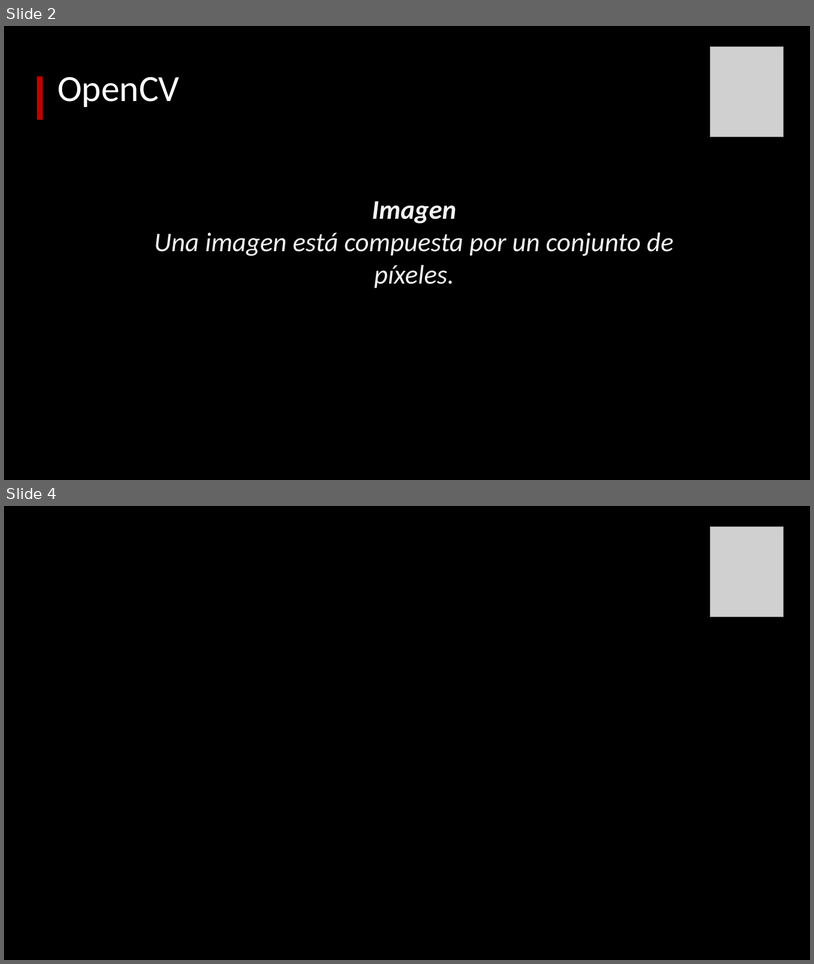
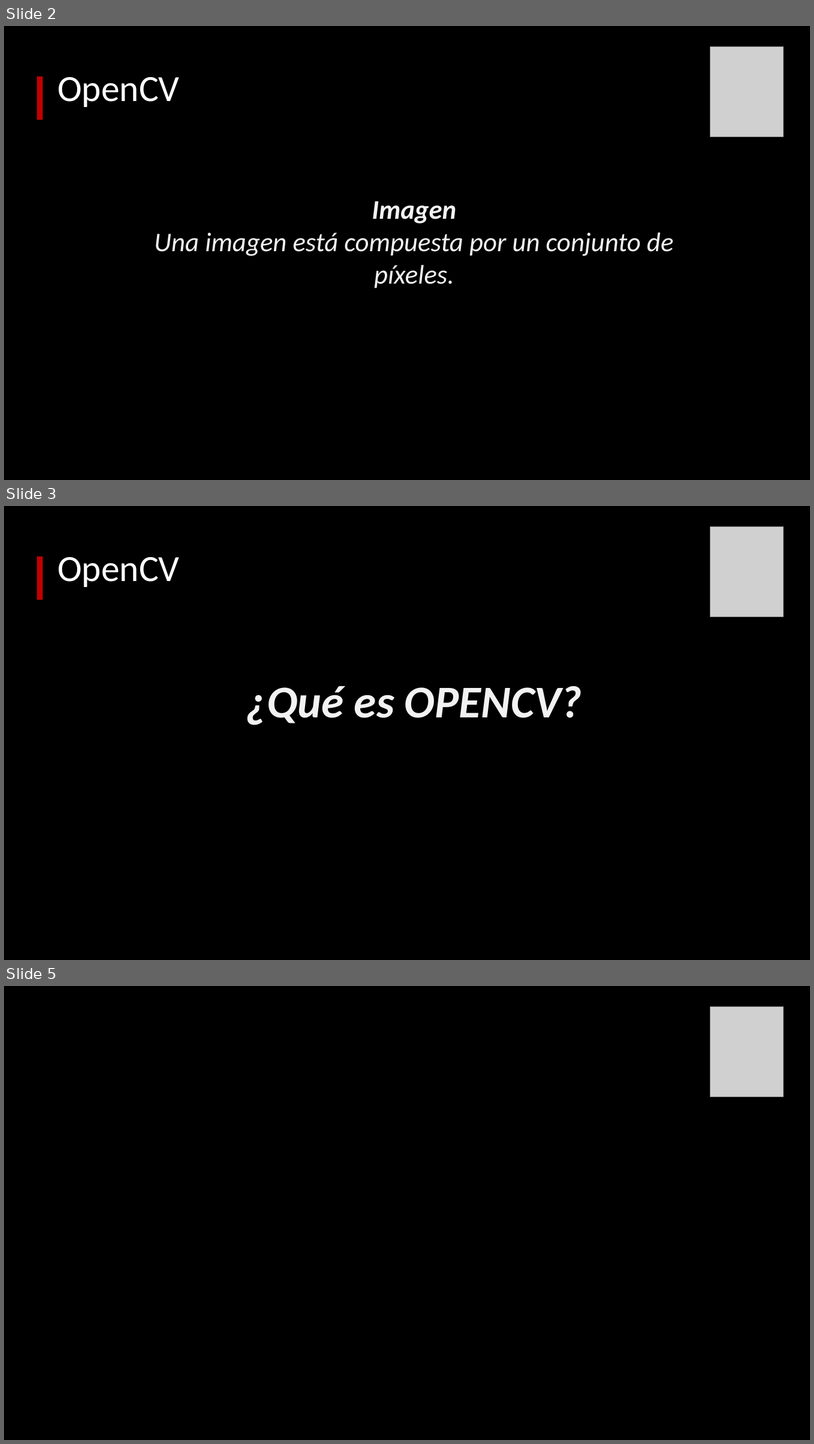
Before and after one commit to svalencia-romero/taller_opencv_thebridge_09_23, a slide deck: Presentacion_OpenCV.pptx. Shown one above the other, each under a label of ours: slides 2 and 4 before the commit, slides 2, 3 and 5 after it; the slides between them are not shown. The pictures are 814x964 and 814x1444 pixels, drawn with LibreOffice and Linux fonts; fonts in the diff are those of the drawing; grey boxes stand for pictures; background and template pictures are left out. Boxes give left, top, right and bottom in pixels: in the first picture for what was removed or moved away, otherwise in the second. Text is boxed around its words. In the diff, an @@ line names an element or a change of style, - is before the commit and + after.

```diff
--- a/Presentacion_OpenCV.pptx
+++ b/Presentacion_OpenCV.pptx
@@ slide 3 added at (x1=4, y1=506, x2=810, y2=960), background #000000 @@
@@ picture added at (x1=711, y1=526, x2=784, y2=617) @@
@@ rectangle added at (x1=36, y1=556, x2=43, y2=600), fill #C00000 @@
@@ title added at (x1=57, y1=557, x2=180, y2=587), 44 pt, text #FFFFFF @@
+OpenCV
@@ text added at (x1=246, y1=686, x2=582, y2=725), 54 pt, text #F2F2F2, bold, italic @@
+¿Qué es OPENCV?
@@ what was slide 4 is now slide 5 @@
```
Also in this commit, not shown: 4 slides changed, 7 other files.
